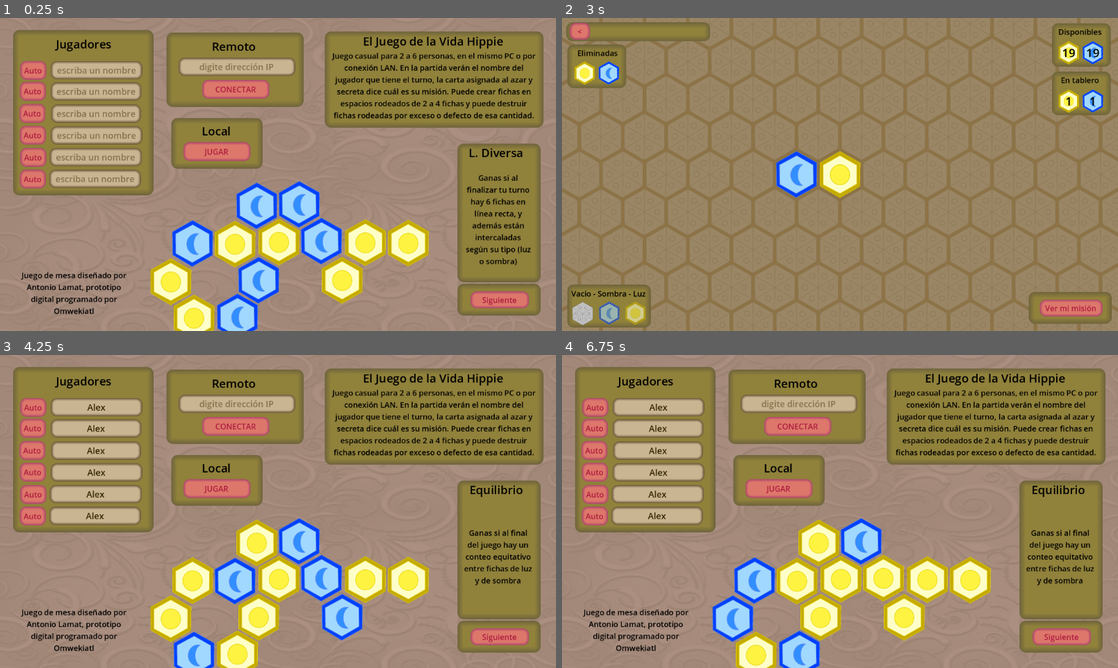
Above: before the commit, frames 1-4 (two rows, left to right).
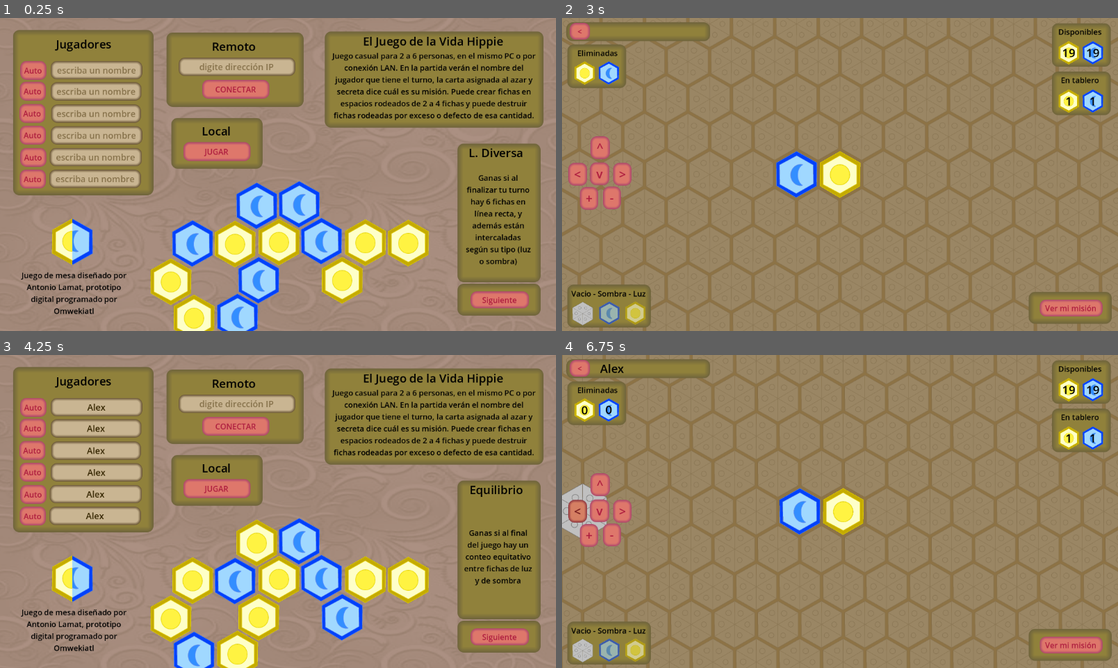
Above: after the commit, the same moments.

Repository: OmarsaurioJordan/juegovidahippie
Game: Godot game, scene res://Scenes/Game.tscn
Same seed, same stepped clock (60 frames per second), same inputs: the game is played once before the commit and once after it.
Inputs (mouse positions are in pixels of both pictures, inside the frame that each line leads up to):
- Up to frame 1 (0.25 s): no input
- Up to frame 2 (3 s): click (656, 71) at 0.52 s; type "Alex" at 0.6 s; click (656, 89) at 0.75 s; type "Alex" at 0.83 s; click (656, 115) at 0.98 s; type "Alex" at 1.07 s; click (656, 136) at 1.27 s; type "Alex" at 1.35 s; click (656, 155) at 1.5 s; type "Alex" at 1.58 s; click (656, 177) at 1.73 s; type "Alex" at 1.82 s; click (801, 68) at 2.02 s; type "12" at 2.1 s; click "JUGAR" at 2.75 s
- Up to frame 3 (4.25 s): click "<" at 3.5 s
- Up to frame 4 (6.75 s): click "JUGAR" at 4.25 s; click (600, 483) at 5 s, where only the run after the commit has a clickable "^"; click (600, 511) at 5.75 s, where only the run after the commit has a clickable "v"; click "<" at 6.5 s

The runs differ from the first frame. In frame 1, 0.8% of the frame differs, in the area x 9-17%, y 64-79%; in frame 2, 1.4%; in frame 3, 0.8%; in frame 4, 72%, in the area x 0-100%, y 0-100%.

Commit message:
botones para movimiento en movil

Diff:
--- a/Scenes/Menu.tscn
+++ b/Scenes/Menu.tscn
@@ -4,7 +4,7 @@
 [ext_resource type="Texture2D" uid="uid://6ww56ec2v7rj" path="res://Sprites/fondo.png" id="2_ghr4c"]
 [ext_resource type="Theme" uid="uid://b7qccix6ms7od" path="res://Sprites/Tema.tres" id="2_n72ai"]
 [ext_resource type="PackedScene" uid="uid://dhubri1vahkpc" path="res://Scenes/Hexagono.tscn" id="3_ihk8u"]
-[ext_resource type="Texture2D" uid="uid://djfitxrxvspt4" path="res://icon.png" id="4_4aju8"]
+[ext_resource type="Texture2D" uid="uid://7h4qv3087abw" path="res://icono.png" id="4_4aju8"]
 [ext_resource type="AudioStream" uid="uid://cv7mcvt7a2ghu" path="res://Sounds/Error.wav" id="4_smki1"]
 
 [node name="Menu" type="Node2D"]
--- a/Scenes/Tablero.tscn
+++ b/Scenes/Tablero.tscn
@@ -30,6 +30,9 @@
 [sub_resource type="RectangleShape2D" id="RectangleShape2D_exvk6"]
 size = Vector2(167, 61)
 
+[sub_resource type="RectangleShape2D" id="RectangleShape2D_pdh7h"]
+size = Vector2(132.5, 156.5)
+
 [node name="Tablero" type="Node2D"]
 script = ExtResource("1_2e3ot")
 metadata/_edit_lock_ = true
@@ -608,6 +611,7 @@
 metadata/_edit_lock_ = true
 
 [node name="ButMenu" type="Button" parent="Camara/GUI/Resultados"]
+layout_mode = 0
 offset_left = 80.0
 offset_top = 184.0
 offset_right = 178.0
@@ -617,6 +621,79 @@
 text = "Salir"
 metadata/_edit_lock_ = true
 
+[node name="Mover" type="Control" parent="Camara/GUI"]
+layout_mode = 3
+anchors_preset = 0
+offset_right = 40.0
+offset_bottom = 40.0
+metadata/_edit_lock_ = true
+
+[node name="ButUp" type="Button" parent="Camara/GUI/Mover"]
+offset_left = -517.0
+offset_top = -79.0
+offset_right = -477.0
+offset_bottom = -32.0
+focus_mode = 0
+theme = ExtResource("2_rjika")
+theme_override_font_sizes/font_size = 25
+text = "^"
+metadata/_edit_lock_ = true
+
+[node name="ButDown" type="Button" parent="Camara/GUI/Mover"]
+offset_left = -518.0
+offset_top = -25.0
+offset_right = -478.0
+offset_bottom = 22.0
+focus_mode = 0
+theme = ExtResource("2_rjika")
+theme_override_font_sizes/font_size = 25
+text = "v"
+metadata/_edit_lock_ = true
+
+[node name="ButLeft" type="Button" parent="Camara/GUI/Mover"]
+offset_left = -563.0
+offset_top = -24.0
+offset_right = -524.0
+offset_bottom = 23.0
+focus_mode = 0
+theme = ExtResource("2_rjika")
+theme_override_font_sizes/font_size = 25
+text = "<"
+metadata/_edit_lock_ = true
+
+[node name="ButRight" type="Button" parent="Camara/GUI/Mover"]
+offset_left = -470.0
+offset_top = -24.0
+offset_right = -432.0
+offset_bottom = 23.0
+focus_mode = 0
+theme = ExtResource("2_rjika")
+theme_override_font_sizes/font_size = 25
+text = ">"
+metadata/_edit_lock_ = true
+
+[node name="ButZoomIn" type="Button" parent="Camara/GUI/Mover"]
+offset_left = -539.0
+offset_top = 26.0
+offset_right = -501.0
+offset_bottom = 73.0
+focus_mode = 0
+theme = ExtResource("2_rjika")
+theme_override_font_sizes/font_size = 25
+text = "+"
+metadata/_edit_lock_ = true
+
+[node name="ButZoomOut" type="Button" parent="Camara/GUI/Mover"]
+offset_left = -491.0
+offset_top = 25.0
+offset_right = -454.0
+offset_bottom = 72.0
+focus_mode = 0
+theme = ExtResource("2_rjika")
+theme_override_font_sizes/font_size = 25
+text = "-"
+metadata/_edit_lock_ = true
+
 [node name="Coli1" type="CollisionShape2D" parent="Camara/GUI"]
 position = Vector2(-419.5, -296)
 shape = SubResource("RectangleShape2D_kpjcs")
@@ -640,6 +717,11 @@
 [node name="Coli5" type="CollisionShape2D" parent="Camara/GUI"]
 position = Vector2(476.5, 276.5)
 shape = SubResource("RectangleShape2D_exvk6")
+metadata/_edit_lock_ = true
+
+[node name="Coli6" type="CollisionShape2D" parent="Camara/GUI"]
+position = Vector2(-496.25, -2.25)
+shape = SubResource("RectangleShape2D_pdh7h")
 metadata/_edit_lock_ = true
 
 [node name="Turnito" type="Timer" parent="."]
@@ -664,5 +746,7 @@
 [connection signal="button_down" from="Camara/GUI/Turno/ButMenu" to="." method="_on_but_menu_button_down"]
 [connection signal="toggled" from="Camara/GUI/Mision/ButVer" to="." method="_on_but_ver_toggled"]
 [connection signal="button_down" from="Camara/GUI/Resultados/ButMenu" to="." method="_on_but_menu_button_down"]
+[connection signal="pressed" from="Camara/GUI/Mover/ButZoomIn" to="." method="_on_but_zoom_in_pressed"]
+[connection signal="pressed" from="Camara/GUI/Mover/ButZoomOut" to="." method="_on_but_zoom_out_pressed"]
 [connection signal="timeout" from="Turnito" to="." method="_on_turnito_timeout"]
 [connection signal="timeout" from="Watchdog" to="." method="_on_watchdog_timeout"]
--- a/Scripts/Tablero.gd
+++ b/Scripts/Tablero.gd
@@ -4,6 +4,8 @@
 const VACIO = 0
 const SOMBRA = 1
 const LUZ = 2
+
+const CAM_SPEED = 200.0
 
 # constantes manipulables
 const misionLuzSombra = 4
@@ -130,7 +132,7 @@
 
 # ciclo principal: mover mouse y entradas de comandos
 
-func _process(_delta):
+func _process(delta):
 	$Mouse.position = get_global_mouse_position()
 	if Input.is_action_just_pressed("act_mouse_left"):
 		if !enGUI and MiTurno():
@@ -163,6 +165,15 @@
 		posClic = $Mouse.position
 	elif posClic.x != 0 and posClic.y != 0:
 		$Camara.position += posClic - $Mouse.position
+	# movimiento de camara con botones
+	if $Camara/GUI/Mover/ButUp.button_pressed:
+		$Camara.position.y -= CAM_SPEED * delta
+	elif $Camara/GUI/Mover/ButDown.button_pressed:
+		$Camara.position.y += CAM_SPEED * delta
+	if $Camara/GUI/Mover/ButLeft.button_pressed:
+		$Camara.position.x -= CAM_SPEED * delta
+	elif $Camara/GUI/Mover/ButRight.button_pressed:
+		$Camara.position.x += CAM_SPEED * delta
 	# manejar mensajes UDP
 	while Raiz.socketUDP.get_available_packet_count() > 0:
 		var data = Raiz.socketUDP.get_packet()
@@ -510,3 +521,13 @@
 	ActualizacionUDP()
 	if resultados != "":
 		ResultadosUDP()
+
+func _on_but_zoom_in_pressed() -> void:
+	$Camara.zoom *= 1.1
+	$Camara.zoom = $Camara.zoom.clamp(Vector2(0.25, 0.25), Vector2(1.5, 1.5))
+	$Camara/GUI.scale = Vector2(1.0 / $Camara.zoom.x, 1.0 / $Camara.zoom.y)
+
+func _on_but_zoom_out_pressed() -> void:
+	$Camara.zoom *= 0.9
+	$Camara.zoom = $Camara.zoom.clamp(Vector2(0.25, 0.25), Vector2(1.5, 1.5))
+	$Camara/GUI.scale = Vector2(1.0 / $Camara.zoom.x, 1.0 / $Camara.zoom.y)
Not shown: 1 places in Scenes/Tablero.tscn that only renumber resources
Not shown, changed: export_presets.cfg
